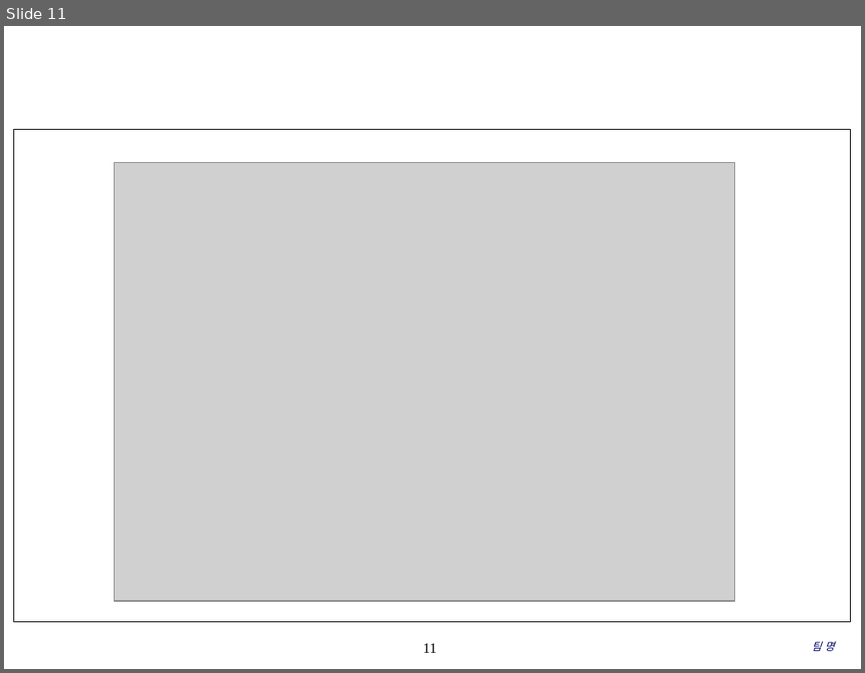
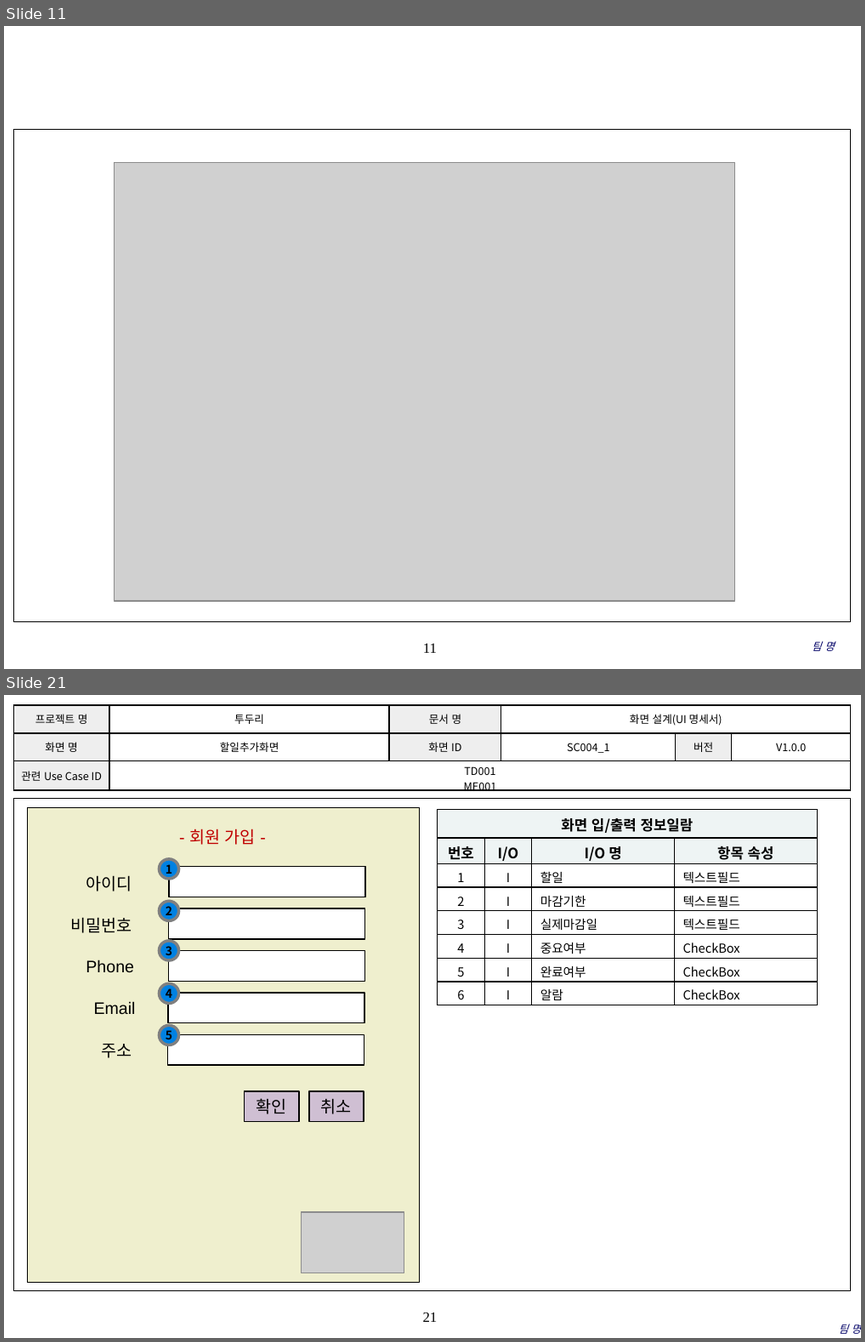
Before and after one commit to coskdms/SE2017_10_TenoutofTen, a slide deck: doc/3_ 설계서/UI Design Template.pptx. Shown one above the other, each under a label of ours: slide 11 before the commit, slides 11 and 21 after it; the slides between them are not shown. The pictures are 865x673 and 865x1342 pixels, drawn with LibreOffice and Linux fonts; fonts in the diff are those of the drawing; grey boxes stand for pictures; background and template pictures are left out. Boxes give left, top, right and bottom in pixels: in the first picture for what was removed or moved away, otherwise in the second. Text is boxed around its words. In the diff, an @@ line names an element or a change of style, - is before the commit and + after.

Commit message:
#856 새기능 신규 보통 2017.05.17 UI 디자인 설계서를 작성하였습니다. 이미지는 최종적으로 제작하여 삽입할 예정입니다.

```diff
--- a/doc/3_ 설계서/UI Design Template.pptx
+++ b/doc/3_ 설계서/UI Design Template.pptx
@@ slide 21 added at (4,695,861,1338), background #FFFFFF; not listed: 2 template elements that a slide beside it also shows @@
@@ table added at (13,705,850,835), 3 rows, 6 columns @@
+프로젝트 명 | 투두리 | 문서 명 | 화면 설계(UI 명세서) |  | 
+화면 명 | 할일추가화면 | 화면 ID | SC004_1 | 버전 | V1.0.0
+관련 Use Case ID | TD001 / ME001 |  |  |  | 
@@ table added at (438,810,817,1005), 8 rows, 4 columns @@
+화면 입/출력 정보일람 |  |  | 
+번호 | I/O | I/O 명 | 항목 속성
+1 | I | 할일 | 텍스트필드
+2 | I | 마감기한 | 텍스트필드
+3 | I | 실제마감일 | 텍스트필드
+4 | I | 중요여부 | CheckBox
+5 | I | 완료여부 | CheckBox
+6 | I | 알람 | CheckBox
@@ ellipse added at (159,859,179,879), fill #0081E2, outline #808080 2.5 pt, 10 pt, text #000000, bold @@
+1
@@ ellipse added at (159,901,179,920), fill #0081E2, outline #808080 2.5 pt, 10 pt, text #000000, bold @@
+2
@@ ellipse added at (159,941,179,960), fill #0081E2, outline #808080 2.5 pt, 10 pt, text #000000, bold @@
+3
@@ ellipse added at (159,984,179,1004), fill #0081E2, outline #808080 2.5 pt, 10 pt, text #000000, bold @@
+4
@@ ellipse added at (159,1025,179,1044), fill #0081E2, outline #808080 2.5 pt, 10 pt, text #000000, bold @@
+5
@@ group added at (27,808,420,1281): 8 rectangles, 6 texts, 1 picture @@
+확인
+- 회원 가입 -
+아이디
+비밀번호
+Phone
+Email
+주소
+취소
@@ text added at (838,1324,861,1333), 9 pt, text #000066, italic @@
+팀 명
```
Also in this commit, not shown: 1 slide changed, 13 other slides added.
